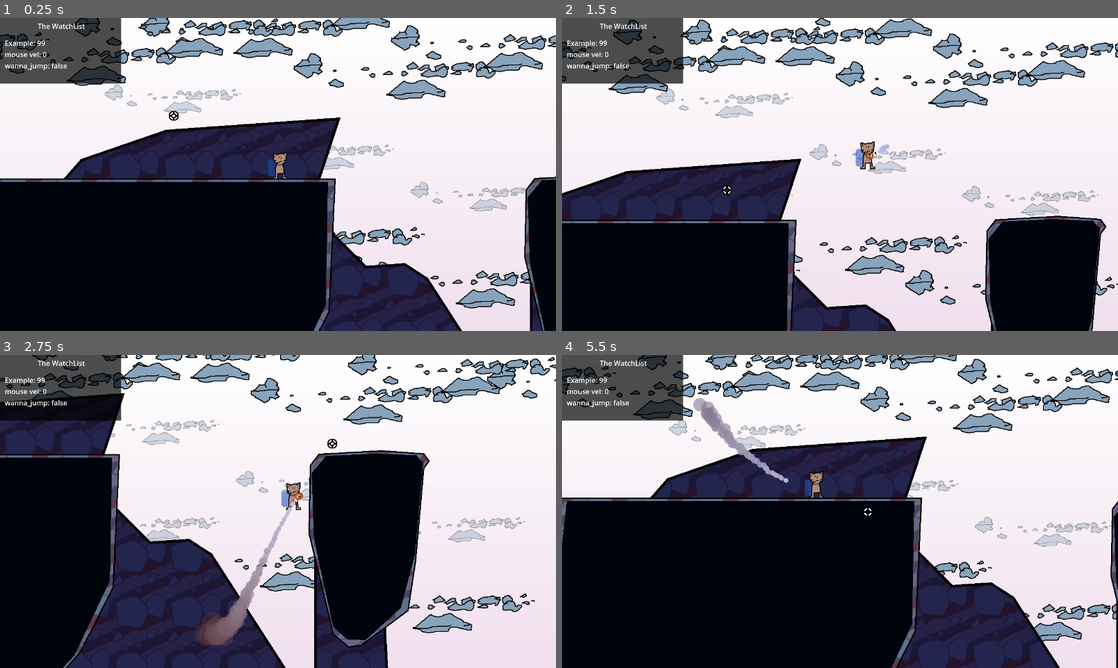
Above: before the commit, frames 1-4 (two rows, left to right).
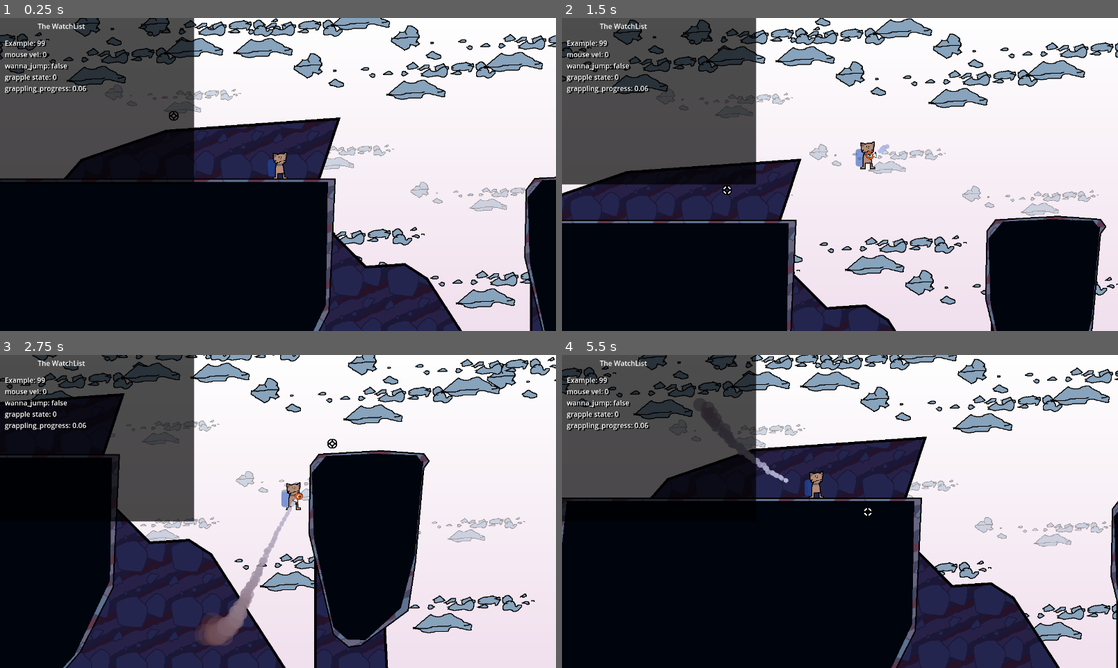
Above: after the commit, the same moments.

Repository: ToxicPoison/rocket-hand-hero
Game: Godot game, scene res://levels/desert/desert.tscn
Same seed, same stepped clock (60 frames per second), same inputs: the game is played once before the commit and once after it.
Inputs (mouse positions are in pixels of both pictures, inside the frame that each line leads up to):
- Up to frame 1 (0.25 s): no input
- Up to frame 2 (1.5 s): move the mouse to (962, 158) at 0.52 s; press the mouse at (962, 158) at 0.53 s; right-click (962, 158) at 0.77 s; move the mouse to (728, 190) at 1.27 s; release the mouse at (728, 190) at 1.28 s; click (728, 190) at 1.35 s
- Up to frame 3 (2.75 s): right-click (166, 527) at 1.52 s; move the mouse to (333, 442) at 2.02 s; press the mouse at (333, 442) at 2.03 s
- Up to frame 4 (5.5 s): move the mouse to (812, 574) at 2.77 s; release the mouse at (812, 574) at 2.78 s; click (812, 574) at 2.85 s; right-click (812, 574) at 3.02 s; move the mouse to (1006, 558) at 3.52 s; press the mouse at (1006, 558) at 3.53 s; right-click (1006, 558) at 3.77 s; move the mouse to (673, 464) at 4.27 s; release the mouse at (673, 464) at 4.28 s; click (673, 464) at 4.35 s; right-click (673, 464) at 4.52 s; move the mouse to (867, 511) at 5.02 s; press the mouse at (867, 511) at 5.03 s

The runs differ from the first frame. In frame 1, 14% of the frame differs, in the area x 0-35%, y 0-53%; in frame 2, 14%, in the area x 0-35%, y 0-54%; in frame 3, 9.9%; in frame 4, 12%.

Commit message:
Grappling hook time. plus watchList visibility

Diff:
--- a/global/watch_list.tscn
+++ b/global/watch_list.tscn
@@ -6,8 +6,8 @@
 script = ExtResource("1_l3ocm")
 
 [node name="ColorRect" type="ColorRect" parent="."]
-offset_right = 279.0
-offset_bottom = 151.0
+offset_right = 447.0
+offset_bottom = 383.0
 color = Color(0, 0, 0, 0.698039)
 
 [node name="Label" type="Label" parent="."]
@@ -15,6 +15,9 @@
 offset_top = 46.0
 offset_right = 270.0
 offset_bottom = 133.0
+theme_override_colors/font_shadow_color = Color(0, 0, 0, 1)
+theme_override_constants/shadow_offset_x = 3
+theme_override_constants/shadow_offset_y = 2
 text = "HELLO!!!!!!!!!!!!!!!!!!!!!!!"
 
 [node name="Title" type="Label" parent="."]
--- a/player/grapple.gd
+++ b/player/grapple.gd
@@ -5,12 +5,17 @@
 @onready var line := $Line2D
 @onready var cursor = $"../Cursor/Area2D"
 
+enum State { UNGRAPPLED, GRAPPLING, GRAPPLED }
+var state = State.UNGRAPPLED
+
 var grapple_speed := 800.0
 var grapple_force := 6.0
 var friction := 0.99
 var jump_time_delay := 0.2
 var can_grapple := true
+var grappling_progress := 0.0
 const RANGE := 64.0 * 8.0
+const GRAPPLING_TIME = 0.06 # In seconds
 
 var target : Object = null
 
@@ -19,29 +24,50 @@
 		if target == null:
 			for area in cursor.get_overlapping_areas():
 				if area.is_in_group("grappleable") and area.get_parent().global_position.distance_to(player.global_position) < RANGE:
-					grapple(area)
+					begin_grapple(area)
 					break
 	if target and Input.is_action_just_released("grapple"):
 		unhook()
 
+	if grappling_progress < GRAPPLING_TIME:
+		grappling_progress += delta
+	else:
+		grappling_progress = GRAPPLING_TIME
+		if state == State.GRAPPLING:
+			state = State.GRAPPLED
+			grappled(target)
+	WatchList.watch("grapple state", state)
+	WatchList.watch("grappling_progress", grappling_progress)
+
 func _physics_process(delta):
 	if target:
-		player.velocity += (target.global_position - player.global_position) * grapple_force * delta
-		player.velocity *= friction
 		line.visible = true
-		line.points[1] = target.global_position - player.global_position
+		if state == State.GRAPPLING:
+			var target_loc = target.global_position - player.global_position
+			var grapple_progress_proportion = clamp(grappling_progress / GRAPPLING_TIME, 0, 1)
+			line.points[1] = lerp(Vector2.ZERO, target_loc, grapple_progress_proportion)
+		elif state == State.GRAPPLED:
+			player.velocity += (target.global_position - player.global_position) * grapple_force * delta
+			player.velocity *= friction
+			line.points[1] = target.global_position - player.global_position
+
 	else:
 		line.visible = false
 
-func grapple(obj):
+func begin_grapple(obj):
 	target = obj
+	player.grappling = true
+	state = State.GRAPPLING
+	grappling_progress = 0.0
+
+func grappled(obj):
 	if target.get_parent() is FuelNode:
 		target.get_parent().refuel_player(player)
-	player.grappling = true
 
 func unhook():
 	target = null
 	player.grappling = false
+	state = State.UNGRAPPLED
 
 func jump_timer_start():
 	can_grapple = false
--- a/player/player.tscn
+++ b/player/player.tscn
@@ -100,3 +100,5 @@
 
 [node name="Line2D" type="Line2D" parent="Grapple"]
 points = PackedVector2Array(0, -27, 0, 0)
+texture = ExtResource("4_pr7iq")
+texture_mode = 2
